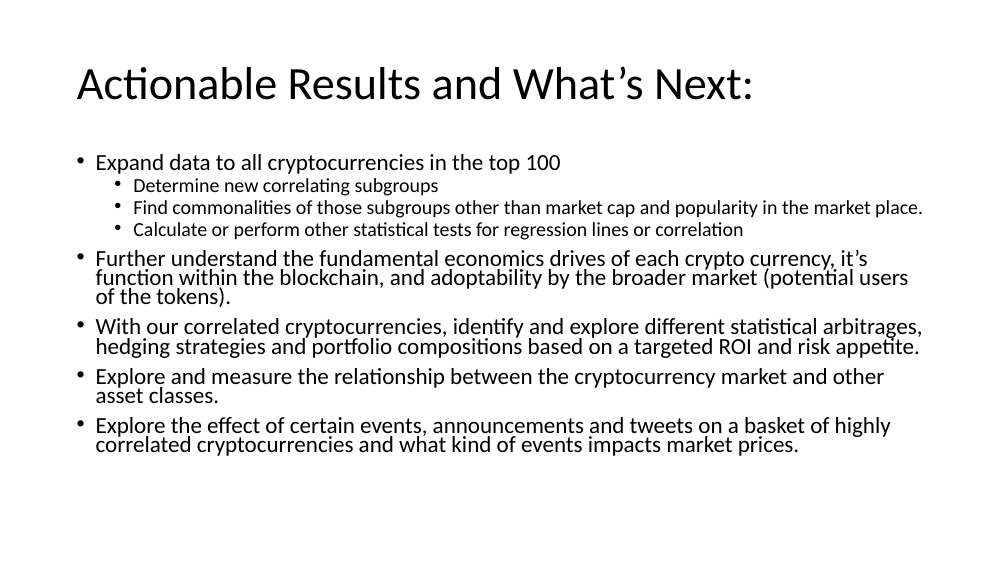
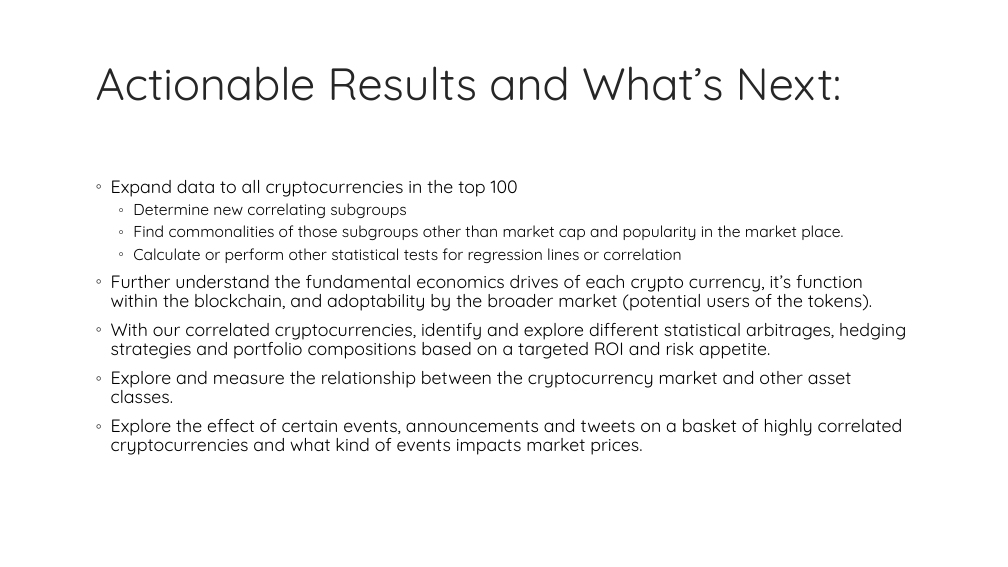
Before and after one commit to kevzha/CryptoAnalysis, a slide deck: slide 11 of Crypto Presentation.ppt. Drawn at 1008x567 pixels with LibreOffice and Linux fonts; fonts in the diff are those of the drawing; background and template pictures are left out. Boxes give left, top, right and bottom in pixels: in the first picture for what was removed or moved away, otherwise in the second. Text is boxed around its words. In the diff, an @@ line names an element or a change of style, - is before the commit and + after.

Commit message:
ppt formatting

```diff
--- a/Crypto Presentation.ppt
+++ b/Crypto Presentation.ppt
@@ title "Actionable Results and What’s Next:" moved from (x1=77, y1=66, x2=754, y2=100) to (x1=96, y1=66, x2=841, y2=101) @@
@@ title "Actionable Results and What’s Next:" at (x1=96, y1=66, x2=841, y2=101): size 44 to 43 pt, font Calibri to Quicksand, text colour #000000 to #262626 @@
@@ text "Expand data to all cryptocurrencies ..." moved from (x1=96, y1=154, x2=923, y2=456) to (x1=111, y1=180, x2=906, y2=455) @@
@@ text "Expand data to all cryptocurrencies ..." at (x1=111, y1=180, x2=906, y2=455): size 22 to 17 pt in "Expand data to all cryptocurrencies in the ...", "Further understand the fundamental economics drives of ...", "With our correlated cryptocurrencies, identify and explore ...", "Explore and measure the relationship between the ..." and 1 more places; font Calibri to Quicksand; size 19 to 15 pt in "Determine new correlating subgroups", "Find commonalities of those subgroups other than ...", "Calculate or perform other statistical tests for ..."; bullet • to ◦; line spacing 0.7 to 0.9; less space between paragraphs; bullet colour #000000 to #262626 @@
```
Also in this commit, not shown: 10 other slides changed.
